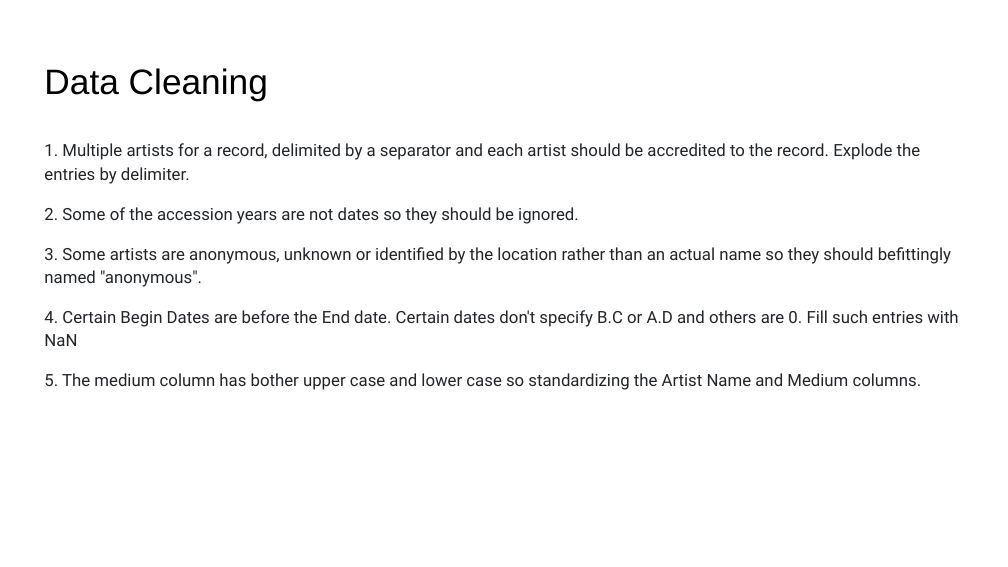
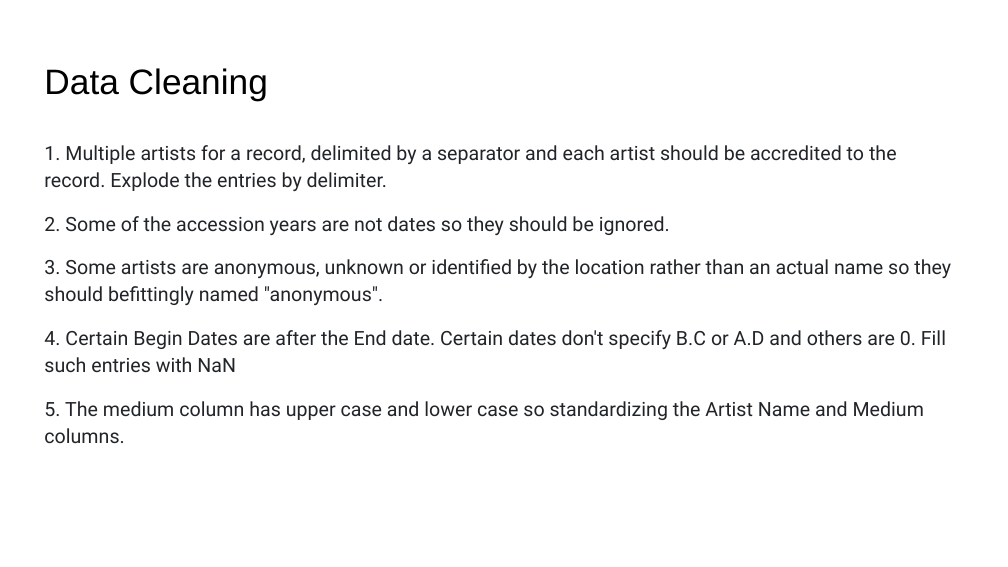
Before and after one commit to IITTeaching/cs520-f23-group-23, a slide deck: slide 5 of main-520-project/CS 520 Data Curation.pptx. Drawn at 1008x567 pixels with LibreOffice and Linux fonts; fonts in the diff are those of the drawing. Boxes give left, top, right and bottom in pixels: in the first picture for what was removed or moved away, otherwise in the second. Text is boxed around its words. In the diff, an @@ line names an element or a change of style, - is before the commit and + after.

```diff
--- a/main-520-project/CS 520 Data Curation.pptx
+++ b/main-520-project/CS 520 Data Curation.pptx
@@ text at box(44, 145, 951, 305): size 12 to 14 pt in "1. Multiple artists for a record, delimited ...", "2. Some of the accession years are ...", "3. Some artists are anonymous, unknown or ..." @@
@@ text at box(44, 330, 946, 444): text changed; size 12 to 14 pt @@
-4. Certain Begin Dates are before the End date. Certain dates don't specify B.C or A.D and others are 0. Fill such entries with NaN
-5. The medium column has bother upper case and lower case so standardizing the Artist Name and Medium columns.
+4. Certain Begin Dates are after the End date. Certain dates don't specify B.C or A.D and others are 0. Fill such entries with NaN
+5. The medium column has upper case and lower case so standardizing the Artist Name and Medium columns.
```
Also in this commit, not shown: 6 other slides changed.
